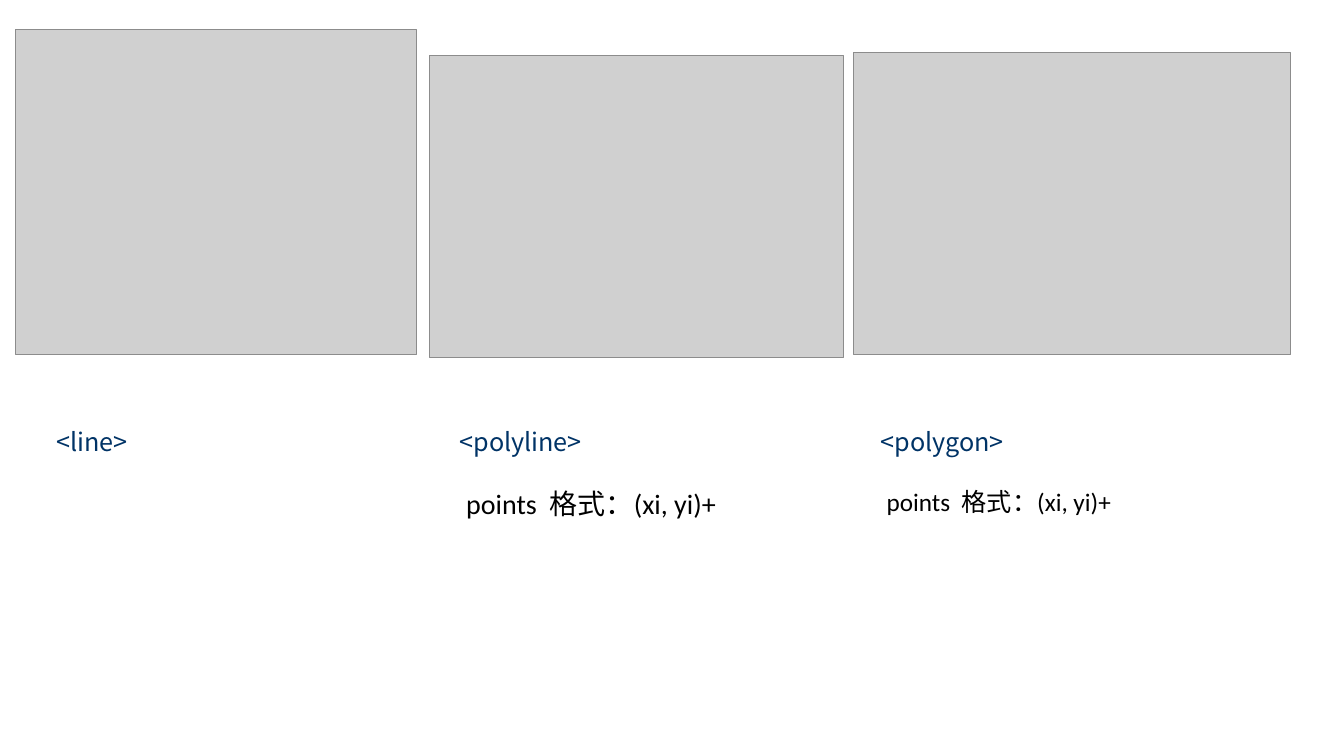
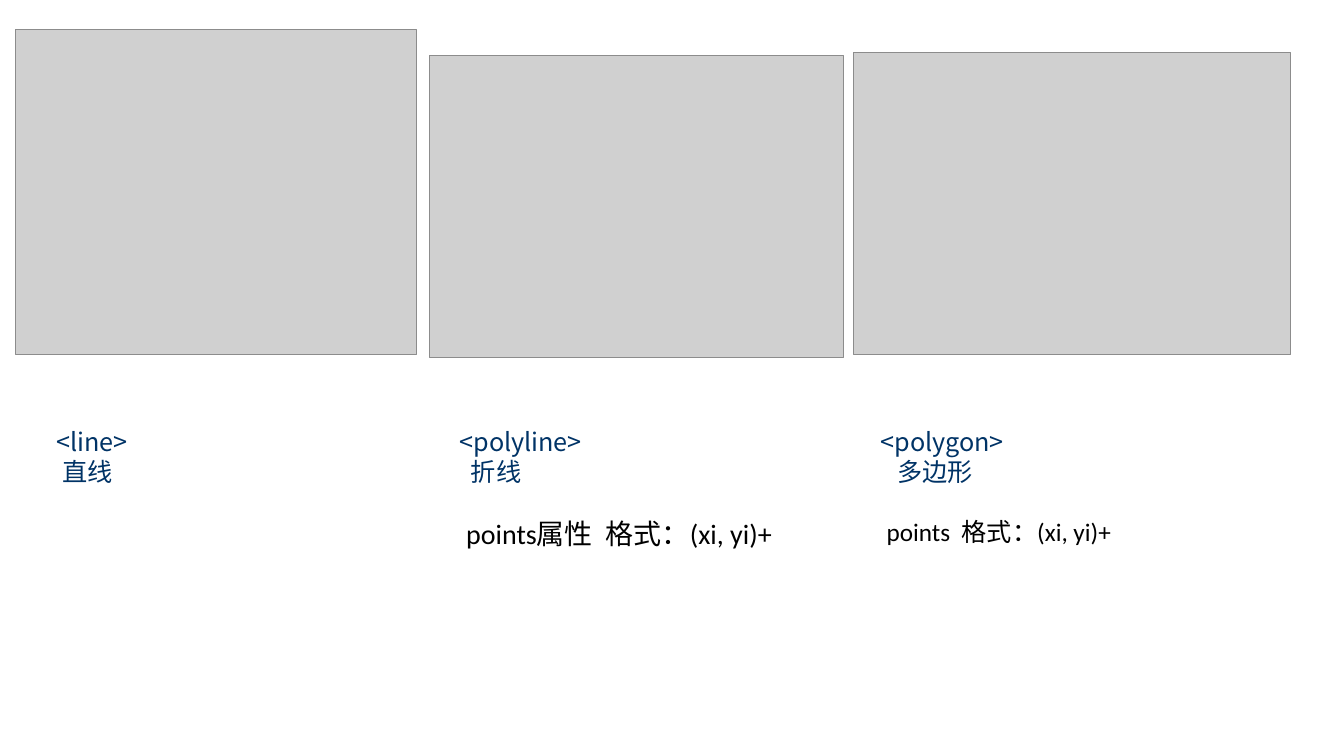
Before and after one commit to lss0928/git_test, a slide deck: slide 8 of svg/走进SVG.pptx (slide 9 before the commit). Drawn at 1344x756 pixels with LibreOffice and Linux fonts; fonts in the diff are those of the drawing; grey boxes stand for pictures. Boxes give left, top, right and bottom in pixels: in the first picture for what was removed or moved away, otherwise in the second. Text is boxed around its words. In the diff, an @@ line names an element or a change of style, - is before the commit and + after.

```diff
--- a/svg/走进SVG.pptx
+++ b/svg/走进SVG.pptx
@@ text at (62,459,112,483): paragraph added @@
+直线
@@ text at (466,455,772,549): text changed @@
-points 格式：(xi, yi)+
+折线
+points属性 格式：(xi, yi)+
@@ text at (898,455,973,483): paragraph added @@
+多边形
```
Also in this commit, not shown: 15 other slides changed, 16 slides added, 7 slides removed, 15 other files.
